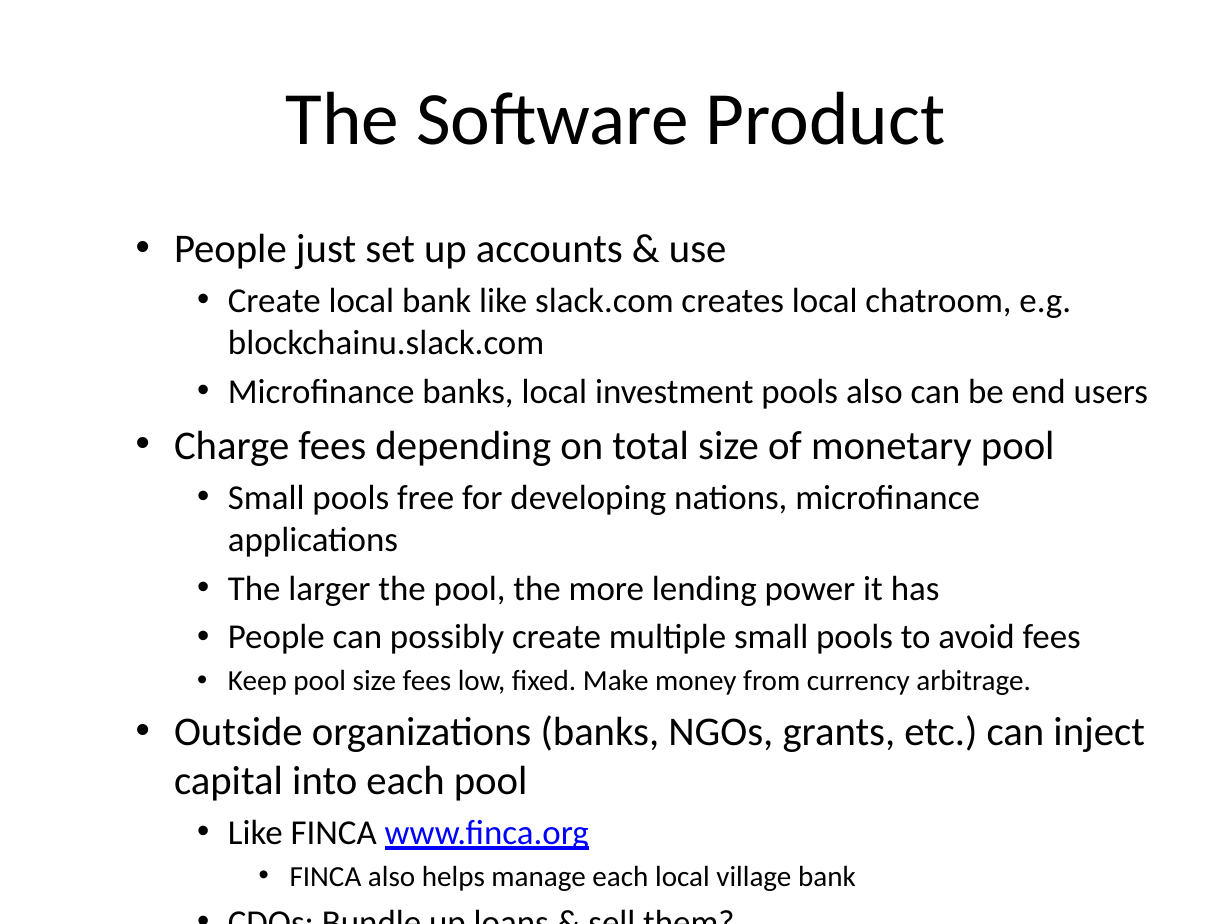
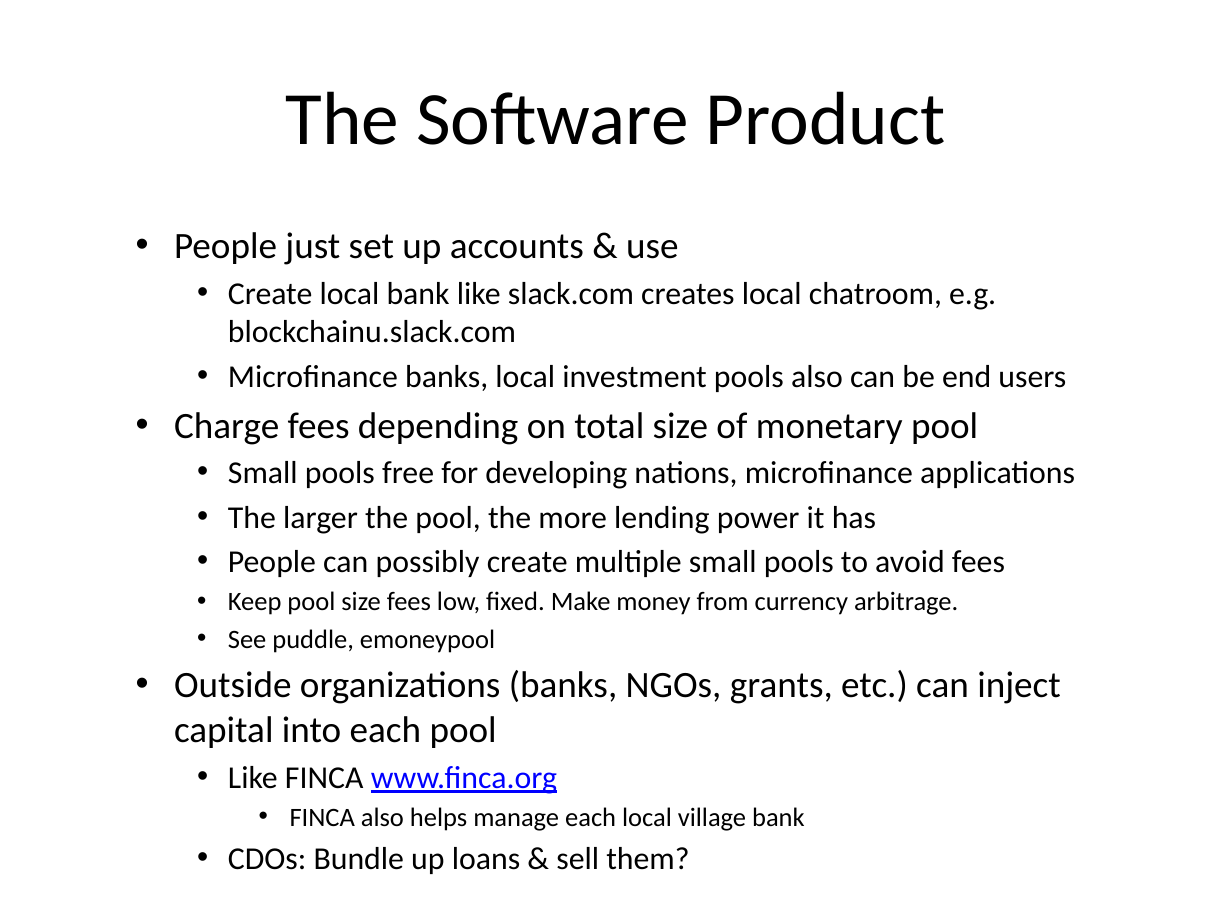
Before and after one commit to huang-pan/village-bank, a slide deck: slide 20 of Village Bank.pptx. Drawn at 1232x924 pixels with LibreOffice and Linux fonts; fonts in the diff are those of the drawing. Boxes give left, top, right and bottom in pixels: in the first picture for what was removed or moved away, otherwise in the second. Text is boxed around its words. In the diff, an @@ line names an element or a change of style, - is before the commit and + after.

```diff
--- a/Village Bank.pptx
+++ b/Village Bank.pptx
@@ text at box(174, 232, 1075, 831): size 23.8 to 21.7 pt in "People just set up accounts & use", "Charge fees depending on total size of ...", "Outside organizations (banks, NGOs, grants, etc.) can ..."; size 20.4 to 18.6 pt in "Create local bank like slack.com creates local ...", "Microfinance banks, local investment pools also can ...", "Small pools free for developing nations, microfinance ...", "The larger the pool, the more lending ..." and 3 more places; size 17 to 15.5 pt in "Keep pool size fees low, fixed. Make ...", "FINCA also helps manage each local village ..." @@
@@ text at box(228, 629, 495, 653): paragraph added @@
+    • See puddle, emoneypool
```
Also in this commit, not shown: 1 other slide changed.
